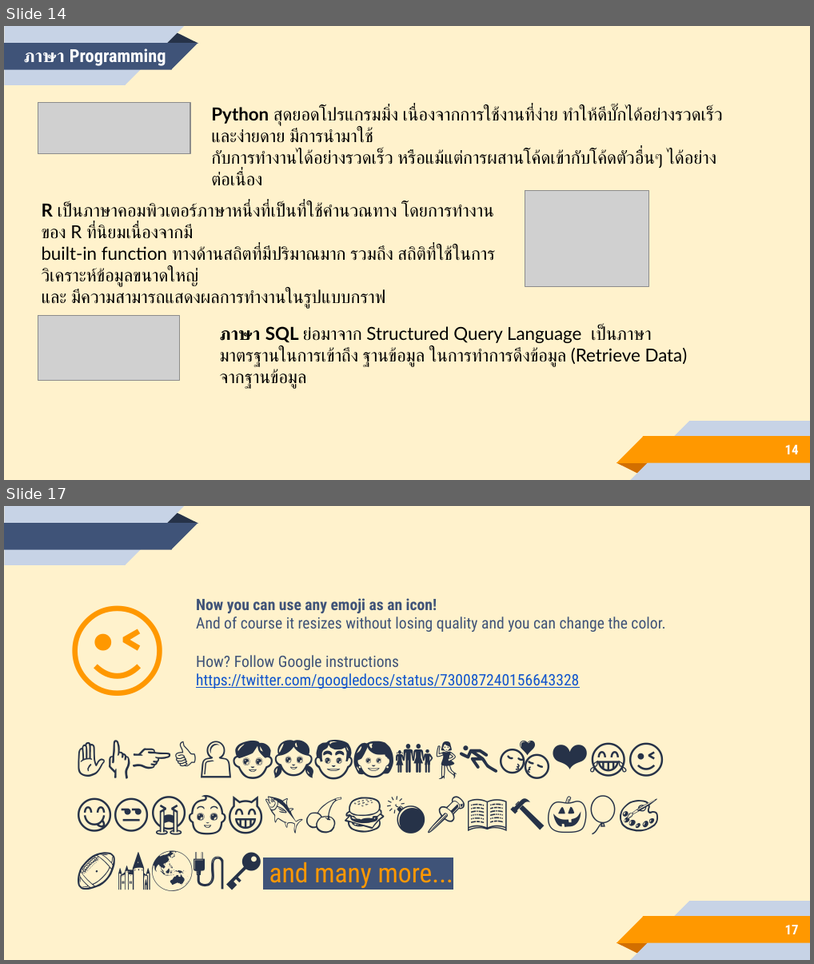
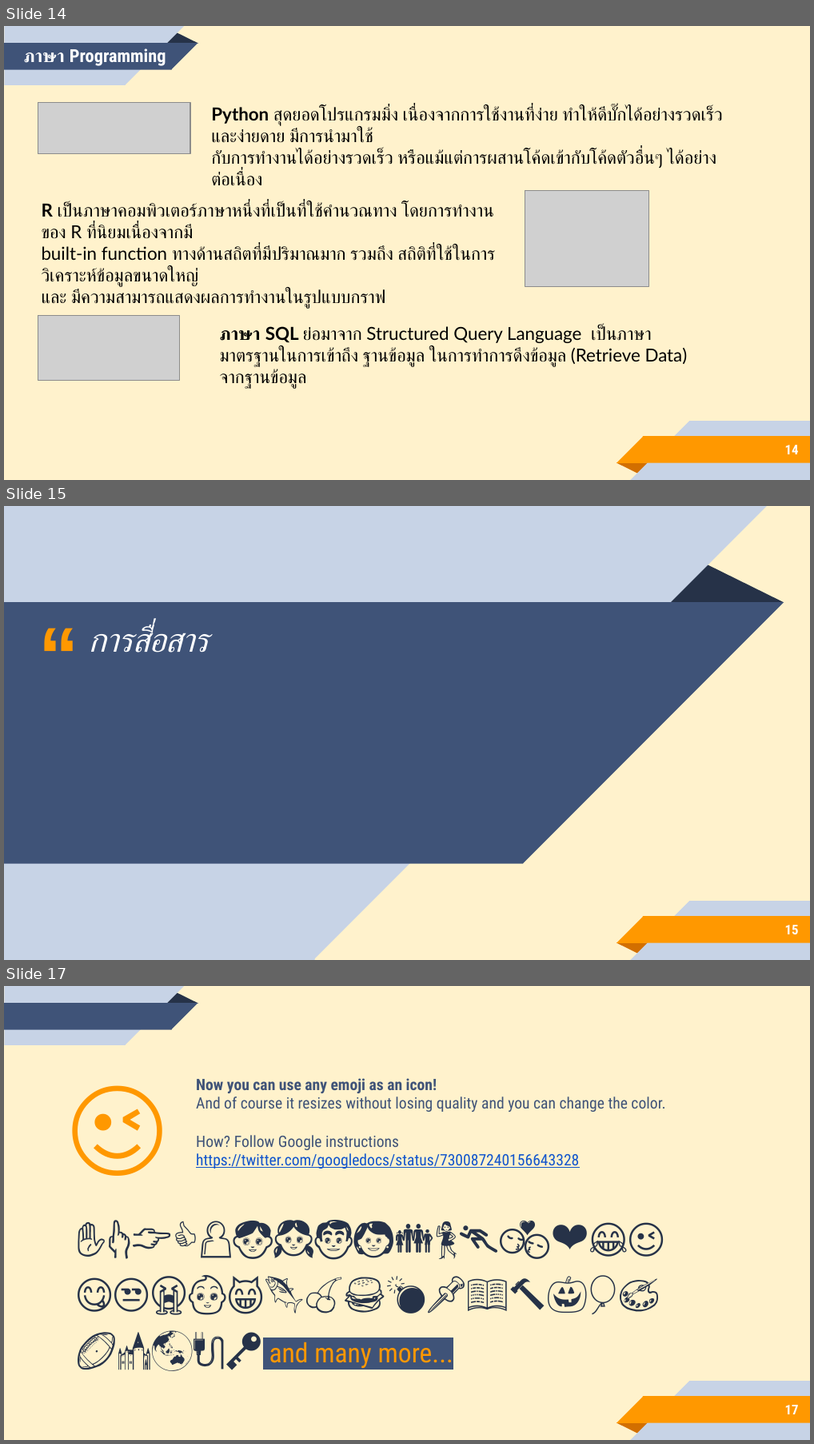
Before and after one commit to Kuroishi1221/Demand-Skills-for-Data-Scientists, a slide deck: presentaion/Present.pptx. Shown one above the other, each under a label of ours: slides 14 and 17 before the commit, slides 14, 15 and 17 after it; the slides between them are not shown. The pictures are 814x964 and 814x1444 pixels, drawn with LibreOffice and Linux fonts; fonts in the diff are those of the drawing; grey boxes stand for pictures. Boxes give left, top, right and bottom in pixels: in the first picture for what was removed or moved away, otherwise in the second. Text is boxed around its words. In the diff, an @@ line names an element or a change of style, - is before the commit and + after.

```diff
--- a/presentaion/Present.pptx
+++ b/presentaion/Present.pptx
@@ slide 15 added at [4, 506, 810, 960], background #FFF2CC; not listed: 5 template elements that a slide beside it also shows @@
@@ rectangle added at [4, 506, 314, 959], fill #C7D3E6 @@
@@ right triangle added at [314, 506, 768, 958], fill #C7D3E6 @@
@@ triangle added at [670, 564, 784, 602], fill #263248 @@
@@ text added at [29, 596, 89, 652], 72 pt, text #FF9800, bold @@
+“
@@ rectangle added at [4, 602, 523, 864], fill #3F5378 @@
@@ right triangle added at [523, 602, 785, 864], fill #3F5378 @@
@@ text added at [91, 626, 211, 652], 30 pt, text #FFFFFF, italic @@
+การสื่อสาร
@@ page number added at [786, 924, 799, 934], 12 pt, text #FFFFFF, bold @@
+15
```
Also in this commit, not shown: 1 slide removed.
